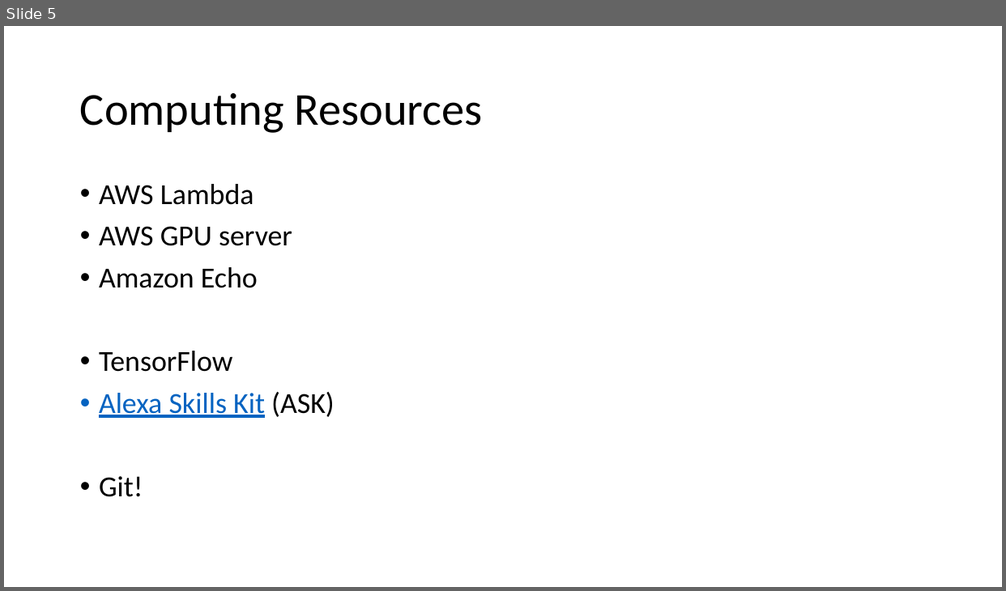
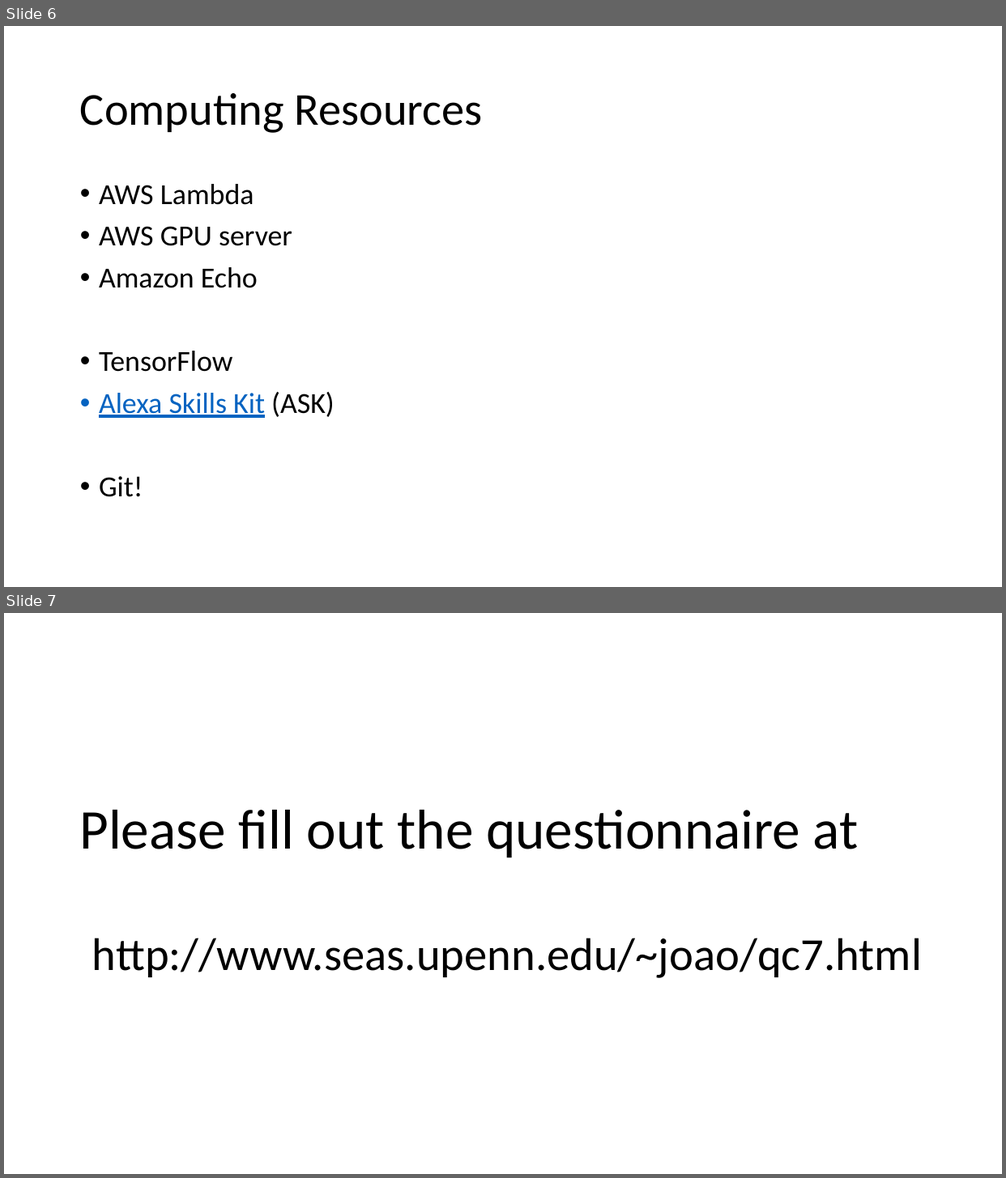
Before and after one commit to dialog-systems-class/dialog-systems-class.github.io, a slide deck: lectures/Intro.potx. Shown one above the other, each under a label of ours: slide 5 before the commit, slides 6 and 7 after it. The pictures are 1006x591 and 1006x1178 pixels, drawn with LibreOffice and Linux fonts; fonts in the diff are those of the drawing. Boxes give left, top, right and bottom in pixels: in the first picture for what was removed or moved away, otherwise in the second. Text is boxed around its words. In the diff, an @@ line names an element or a change of style, - is before the commit and + after.

```diff
--- a/lectures/Intro.potx
+++ b/lectures/Intro.potx
@@ slide 7 added at (4,613,1002,1174), background #FFFFFF @@
@@ title added at (79,810,922,978), 44.1 pt, text #000000 @@
+Please fill out the questionnaire at
+http://www.seas.upenn.edu/~joao/qc7.html
@@ what was slide 5 is now slide 6 @@
```
Also in this commit, not shown: 1 slide changed, 2 other slides added.
